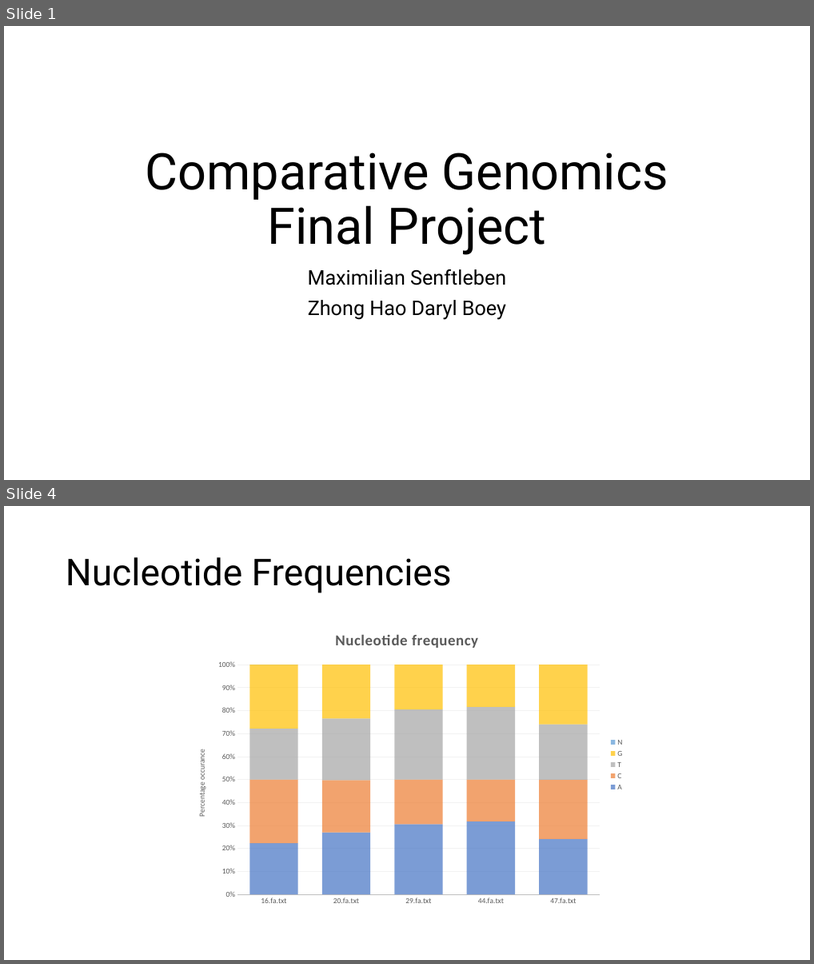
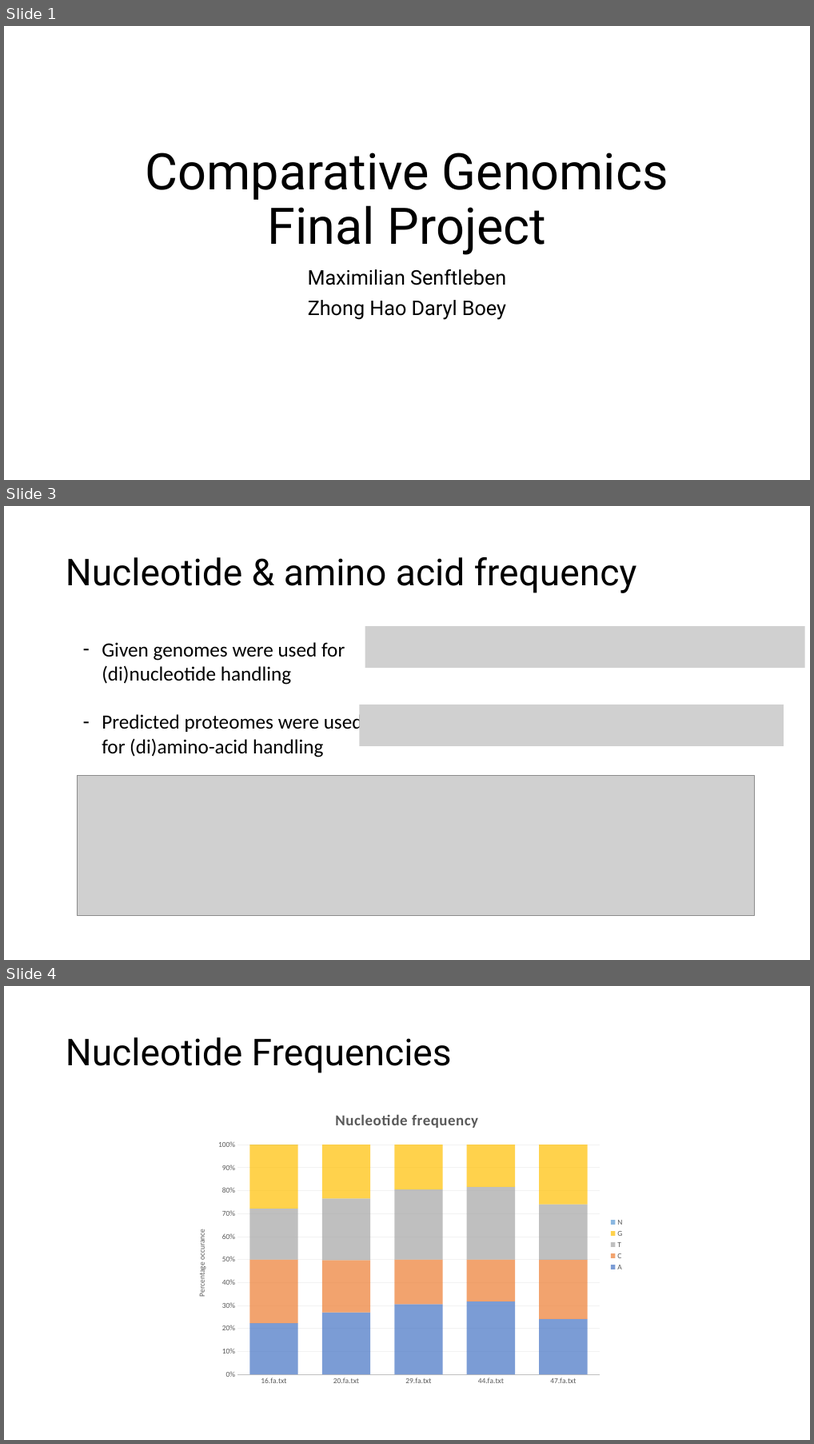
Before and after one commit to maxsenh/comgen, a slide deck: final_project/präsi_max.pptx. Shown one above the other, each under a label of ours: slides 1 and 4 before the commit, slides 1, 3 and 4 after it; the slides between them are not shown. The pictures are 814x964 and 814x1444 pixels, drawn with LibreOffice and Linux fonts; fonts in the diff are those of the drawing; grey boxes stand for pictures. Boxes give left, top, right and bottom in pixels: in the first picture for what was removed or moved away, otherwise in the second. Text is boxed around its words. In the diff, an @@ line names an element or a change of style, - is before the commit and + after.

```diff
--- a/final_project/präsi_max.pptx
+++ b/final_project/präsi_max.pptx
@@ slide 3 added at <box>4,506,810,960</box>, background #FFFFFF @@
@@ title added at <box>66,557,637,593</box>, 44 pt, text #000000 @@
+Nucleotide & amino acid frequency
@@ text added at <box>102,642,363,757</box>, 24 pt, text #000000 @@
+– Given genomes were used for (di)nucleotide handling
+– Predicted proteomes were used for (di)amino-acid handling
@@ picture added at <box>365,626,806,668</box> @@
@@ picture added at <box>360,704,784,746</box> @@
@@ picture added at <box>77,776,755,916</box> @@
```
Also in this commit, not shown: 4 slides changed, 2 slides removed, 9 other files.
